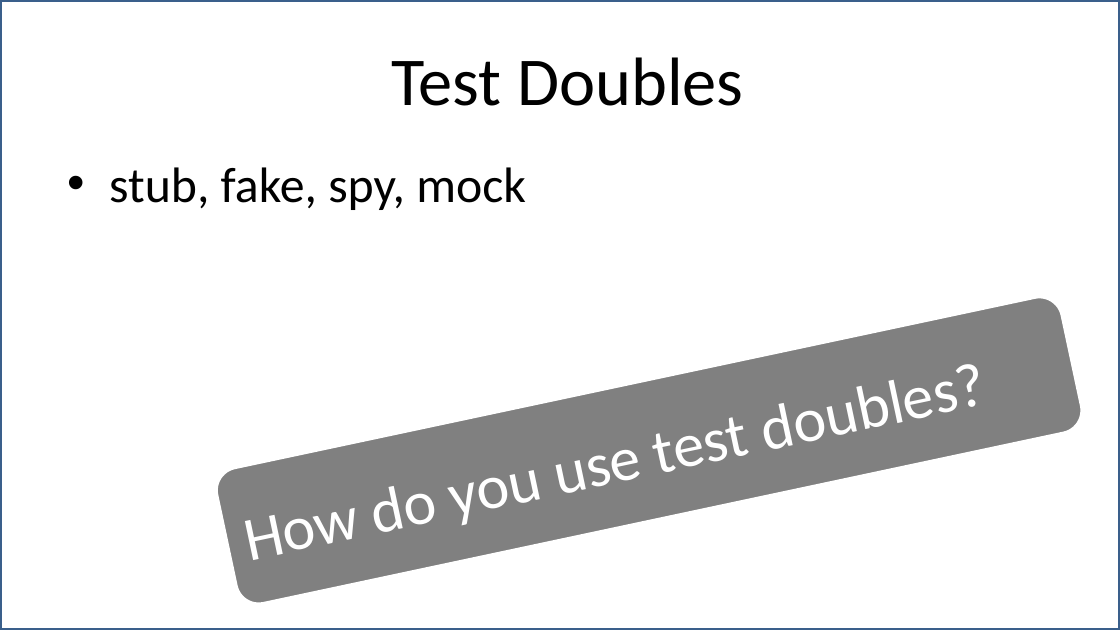
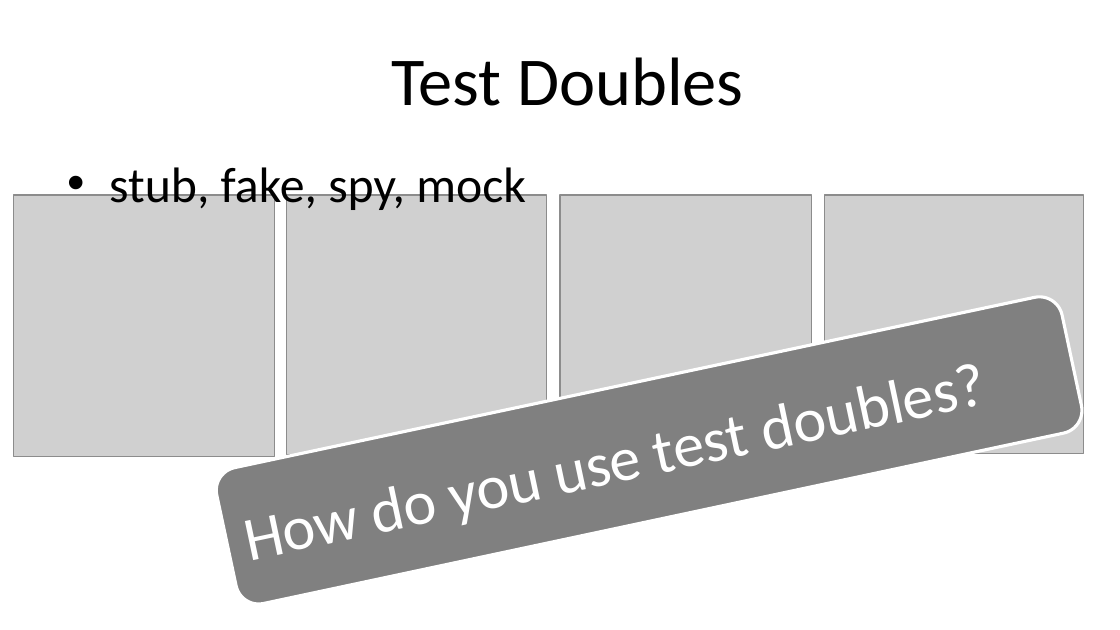
Before and after one commit to robindanzinger/chado_presentation, a slide deck: slide 22 of chadojs - who is testing the mocks - 16zu9.pptx. Drawn at 1120x630 pixels with LibreOffice and Linux fonts; fonts in the diff are those of the drawing; grey boxes stand for pictures. Boxes give left, top, right and bottom in pixels: in the first picture for what was removed or moved away, otherwise in the second. Text is boxed around its words. In the diff, an @@ line names an element or a change of style, - is before the commit and + after.

Commit message:
added some tea images

```diff
--- a/chadojs - who is testing the mocks - 16zu9.pptx
+++ b/chadojs - who is testing the mocks - 16zu9.pptx
@@ rectangle removed at (0,0,1120,629) @@
@@ picture added at (13,195,274,456) @@
@@ picture added at (287,195,547,455) @@
@@ picture added at (560,195,811,446) @@
@@ picture added at (824,195,1083,454) @@
```
Also in this commit, not shown: 11 other slides changed.
